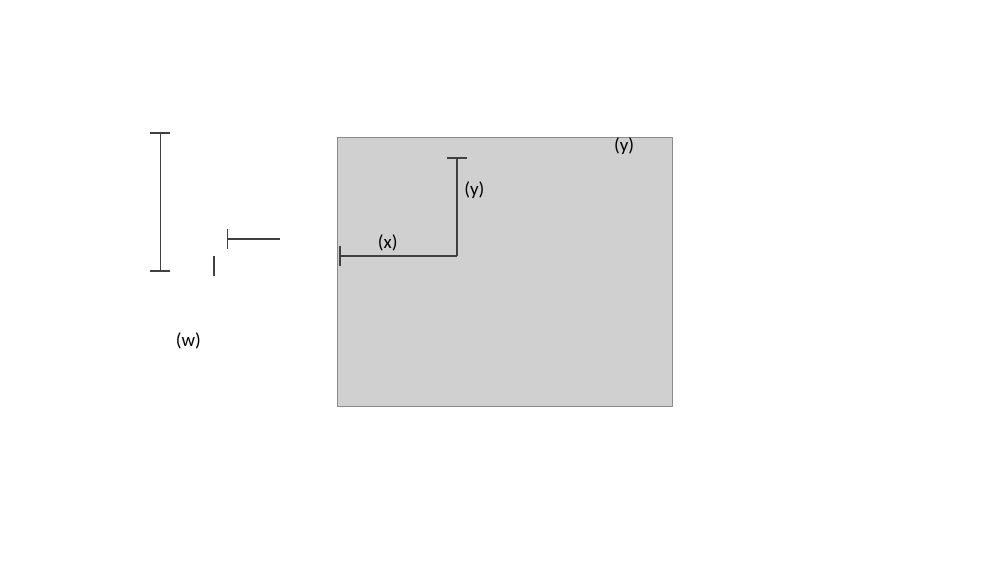
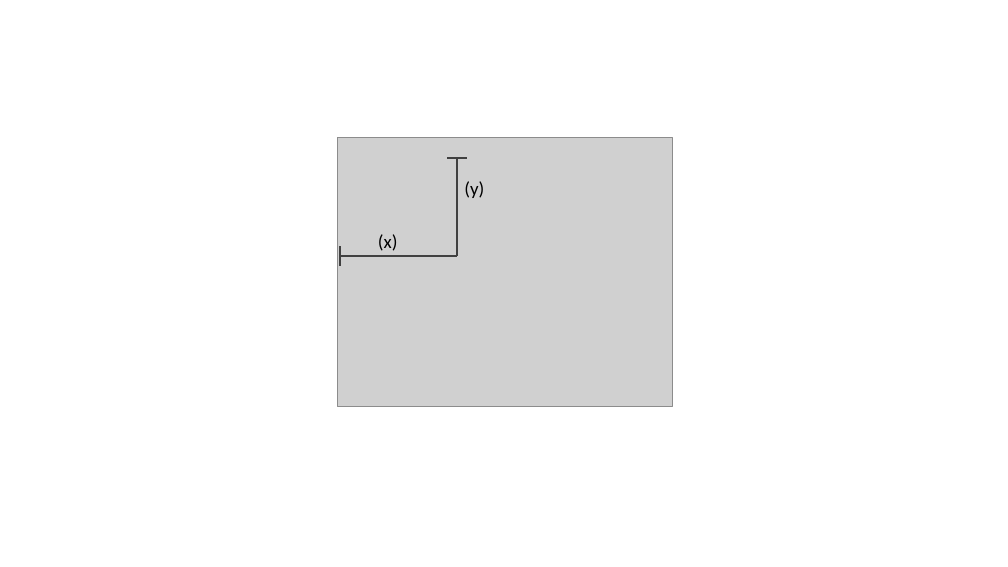
Before and after one commit to sei1102/ia_text2016, a slide deck: slide 3 of 01/img/origin/image_of_the_function_to_draw_shapes.pptx. Drawn at 1008x567 pixels with LibreOffice and Linux fonts; fonts in the diff are those of the drawing; grey boxes stand for pictures. Boxes give left, top, right and bottom in pixels: in the first picture for what was removed or moved away, otherwise in the second. Text is boxed around its words. In the diff, an @@ line names an element or a change of style, - is before the commit and + after.

Commit message:
Delete the unwanted line

```diff
--- a/01/img/origin/image_of_the_function_to_draw_shapes.pptx
+++ b/01/img/origin/image_of_the_function_to_draw_shapes.pptx
@@ line removed from (170, 133) to (150, 133) @@
@@ line removed from (160, 132) to (160, 272) @@
@@ text removed at (x1=614, y1=136, x2=634, y2=154) @@
-(y)
@@ line removed from (228, 229) to (228, 249) @@
@@ line removed from (228, 239) to (280, 239) @@
@@ line removed from (214, 256) to (214, 276) @@
@@ line removed from (170, 271) to (150, 271) @@
@@ text removed at (x1=176, y1=332, x2=201, y2=349) @@
-(w)
```
